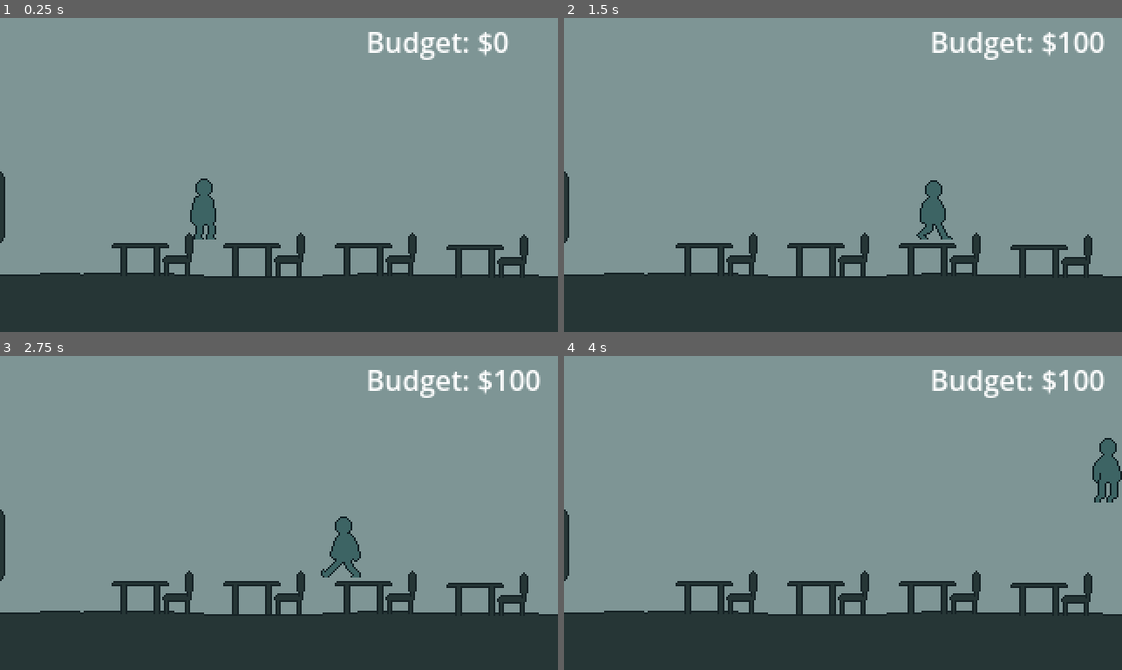
Above: before the commit, frames 1-4 (two rows, left to right).
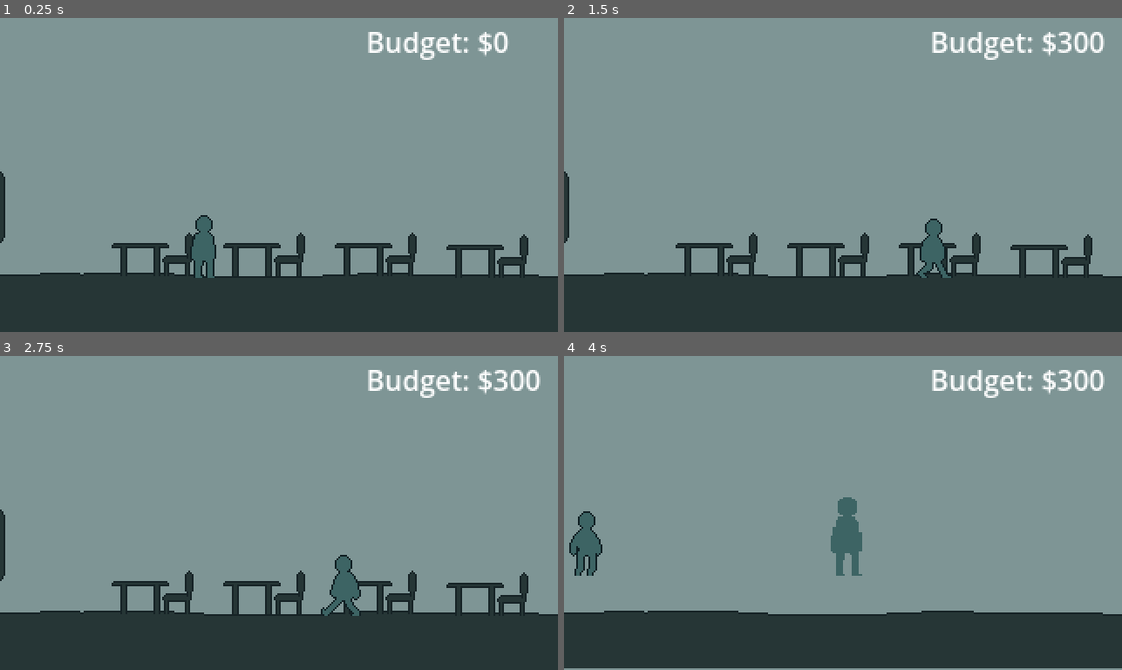
Above: after the commit, the same moments.

Repository: aloefflerj/ldjam58
Game: Godot game, scene res://scenes/Game.tscn
Two runs of this game, one before a commit and one after it. Both use one fixed random seed, a clock stepped at 60 frames per second and the inputs below.
Inputs:
- Up to frame 1 (0.25 s): no input
- Up to frame 2 (1.5 s): hold D (right) from 0.53 s (still down); tap Up (jump) at 0.77 s
- Up to frame 3 (2.75 s): tap Up (jump) at 1.52 s; release D (right) at 2.03 s; hold A (left) from 2.03 s (still down)
- Up to frame 4 (4 s): release A (left) at 2.78 s; hold D (right) from 2.78 s (still down); tap Up (jump) at 3.02, 3.77 s

The runs differ from the first frame. In frame 1, 1.0% of the frame differs, in the area x 34-39%, y 51-83%; in frame 2, 1.2%; in frame 3, 1.3%; in frame 4, 6.0%, in the area x 0-100%, y 4-100%.

Commit message:
feat: adds player hit animation

Diff:
--- a/scenes/Game.tscn
+++ b/scenes/Game.tscn
@@ -8,7 +8,7 @@
 [ext_resource type="PackedScene" uid="uid://cqvo3qfmf7ddx" path="res://scenes/Itens/power_up.tscn" id="6_aug50"]
 
 [sub_resource type="RectangleShape2D" id="RectangleShape2D_78awf"]
-size = Vector2(321, 52)
+size = Vector2(321, 30.0631)
 
 [sub_resource type="SegmentShape2D" id="SegmentShape2D_78awf"]
 
@@ -35,7 +35,7 @@
 [node name="StaticBody2D" type="StaticBody2D" parent="Ground"]
 
 [node name="CollisionShape2D" type="CollisionShape2D" parent="Ground/StaticBody2D"]
-position = Vector2(159.5, 153)
+position = Vector2(159.5, 163.798)
 scale = Vector2(1.02695, 0.984468)
 shape = SubResource("RectangleShape2D_78awf")
 debug_color = Color(0, 0.658696, 0.215611, 0.42)
--- a/scenes/phase_three.tscn
+++ b/scenes/phase_three.tscn
@@ -4,7 +4,7 @@
 [ext_resource type="PackedScene" uid="uid://b2niru2h553lj" path="res://scenes/player.tscn" id="2_cd8kx"]
 
 [sub_resource type="RectangleShape2D" id="RectangleShape2D_ejk4j"]
-size = Vector2(321, 52)
+size = Vector2(321, 50.3786)
 
 [sub_resource type="SegmentShape2D" id="SegmentShape2D_qg70y"]
 
@@ -22,7 +22,7 @@
 [node name="StaticBody2D" type="StaticBody2D" parent="Ground"]
 
 [node name="CollisionShape2D" type="CollisionShape2D" parent="Ground/StaticBody2D"]
-position = Vector2(191, 49)
+position = Vector2(191, 49.7981)
 scale = Vector2(1.02695, 0.984468)
 shape = SubResource("RectangleShape2D_ejk4j")
 debug_color = Color(0, 0.658696, 0.215611, 0.42)
--- a/scenes/phase_two.tscn
+++ b/scenes/phase_two.tscn
@@ -9,7 +9,7 @@
 [sub_resource type="SegmentShape2D" id="SegmentShape2D_4yk0h"]
 
 [sub_resource type="RectangleShape2D" id="RectangleShape2D_iq40g"]
-size = Vector2(321, 52)
+size = Vector2(321, 29.0473)
 
 [sub_resource type="CircleShape2D" id="CircleShape2D_4yk0h"]
 
@@ -43,7 +43,7 @@
 [node name="StaticBody2D" type="StaticBody2D" parent="Ground"]
 
 [node name="CollisionShape2D" type="CollisionShape2D" parent="Ground/StaticBody2D"]
-position = Vector2(191, 49)
+position = Vector2(191, 60.2981)
 scale = Vector2(1.02695, 0.984468)
 shape = SubResource("RectangleShape2D_iq40g")
 debug_color = Color(0, 0.658696, 0.215611, 0.42)
--- a/scenes/player.tscn
+++ b/scenes/player.tscn
@@ -11,6 +11,50 @@
 atlas = ExtResource("2_g2els")
 region = Rect2(416, 0, 32, 48)
 
+[sub_resource type="AtlasTexture" id="AtlasTexture_g2els"]
+atlas = ExtResource("2_g2els")
+region = Rect2(448, 0, 32, 48)
+
+[sub_resource type="AtlasTexture" id="AtlasTexture_qfm1y"]
+atlas = ExtResource("2_g2els")
+region = Rect2(480, 0, 32, 48)
+
+[sub_resource type="AtlasTexture" id="AtlasTexture_fulsm"]
+atlas = ExtResource("2_g2els")
+region = Rect2(512, 0, 32, 48)
+
+[sub_resource type="AtlasTexture" id="AtlasTexture_4r5pv"]
+atlas = ExtResource("2_g2els")
+region = Rect2(544, 0, 32, 48)
+
+[sub_resource type="AtlasTexture" id="AtlasTexture_60mlk"]
+atlas = ExtResource("2_g2els")
+region = Rect2(576, 0, 32, 48)
+
+[sub_resource type="AtlasTexture" id="AtlasTexture_i4ail"]
+atlas = ExtResource("2_g2els")
+region = Rect2(608, 0, 32, 48)
+
+[sub_resource type="AtlasTexture" id="AtlasTexture_a38lo"]
+atlas = ExtResource("2_g2els")
+region = Rect2(640, 0, 32, 48)
+
+[sub_resource type="AtlasTexture" id="AtlasTexture_4ni07"]
+atlas = ExtResource("2_g2els")
+region = Rect2(672, 0, 32, 48)
+
+[sub_resource type="AtlasTexture" id="AtlasTexture_l71n6"]
+atlas = ExtResource("2_g2els")
+region = Rect2(704, 0, 32, 48)
+
+[sub_resource type="AtlasTexture" id="AtlasTexture_ke2ow"]
+atlas = ExtResource("2_g2els")
+region = Rect2(736, 0, 32, 48)
+
+[sub_resource type="AtlasTexture" id="AtlasTexture_ujl30"]
+atlas = ExtResource("2_g2els")
+region = Rect2(768, 0, 32, 48)
+
 [sub_resource type="AtlasTexture" id="AtlasTexture_qlg0r"]
 atlas = ExtResource("2_g2els")
 region = Rect2(0, 0, 32, 48)
@@ -71,6 +115,44 @@
 "loop": true,
 "name": &"fall",
 "speed": 5.0
+}, {
+"frames": [{
+"duration": 1.0,
+"texture": SubResource("AtlasTexture_g2els")
+}, {
+"duration": 1.0,
+"texture": SubResource("AtlasTexture_qfm1y")
+}, {
+"duration": 1.0,
+"texture": SubResource("AtlasTexture_fulsm")
+}, {
+"duration": 1.0,
+"texture": SubResource("AtlasTexture_4r5pv")
+}, {
+"duration": 1.0,
+"texture": SubResource("AtlasTexture_60mlk")
+}, {
+"duration": 1.0,
+"texture": SubResource("AtlasTexture_i4ail")
+}, {
+"duration": 1.0,
+"texture": SubResource("AtlasTexture_a38lo")
+}, {
+"duration": 1.0,
+"texture": SubResource("AtlasTexture_4ni07")
+}, {
+"duration": 1.0,
+"texture": SubResource("AtlasTexture_l71n6")
+}, {
+"duration": 1.0,
+"texture": SubResource("AtlasTexture_ke2ow")
+}, {
+"duration": 1.0,
+"texture": SubResource("AtlasTexture_ujl30")
+}],
+"loop": false,
+"name": &"hit",
+"speed": 16.0
 }, {
 "frames": [{
 "duration": 1.0,
@@ -132,8 +214,10 @@
 
 [node name="AnimatedSprite2D" type="AnimatedSprite2D" parent="."]
 sprite_frames = SubResource("SpriteFrames_fulsm")
-animation = &"idle"
+animation = &"hit"
 autoplay = "idle"
+frame = 10
+frame_progress = 1.0
 
 [node name="CollisionShape2D" type="CollisionShape2D" parent="."]
 position = Vector2(0.5, 10.5)
--- a/scripts/player.gd
+++ b/scripts/player.gd
@@ -9,7 +9,7 @@
 const SPEED = 100.0
 const JUMP_VELOCITY = -300.0
 
-enum PlayerState {IDLE, RUN, JUMP, FALL}
+enum PlayerState {IDLE, RUN, JUMP, FALL, HIT}
 
 
 var _state: PlayerState = PlayerState.IDLE
@@ -26,10 +26,10 @@
 	if not is_on_floor():
 		velocity += get_gravity() * delta
 
-	if velocity.x > 0:
+	if velocity.x > 0 and not got_hit:
 		animated_sprite_2d.flip_h = false
 
-	if velocity.x < 0:
+	if velocity.x < 0 and not got_hit:
 		animated_sprite_2d.flip_h = true
 
 	## Example of iteraction between player and a rigid body 2d
@@ -56,6 +56,10 @@
 
 
 func calculate_states() -> void:
+	if got_hit:
+		set_state(PlayerState.HIT)
+		return
+
 	if is_on_floor() == true:
 		if velocity.x == 0:
 			set_state(PlayerState.IDLE)
@@ -83,6 +87,8 @@
 			animated_sprite_2d.animation = "jump"
 		PlayerState.FALL:
 			animated_sprite_2d.animation = "fall"
+		PlayerState.HIT:
+			animated_sprite_2d.animation = "hit"
 
 
 func handle_movement_input_behaviour() -> void:
@@ -118,5 +124,5 @@
 		velocity = Vector2(-500, -50)
 
 		if self.got_hit:
-			await get_tree().create_timer(0.42).timeout
+			await get_tree().create_timer(1.6).timeout
 			GameManager.end_game()
Binary file changed: assets/Player/main-char.png
Not shown: 1 places in scenes/player.tscn that only renumber resources
